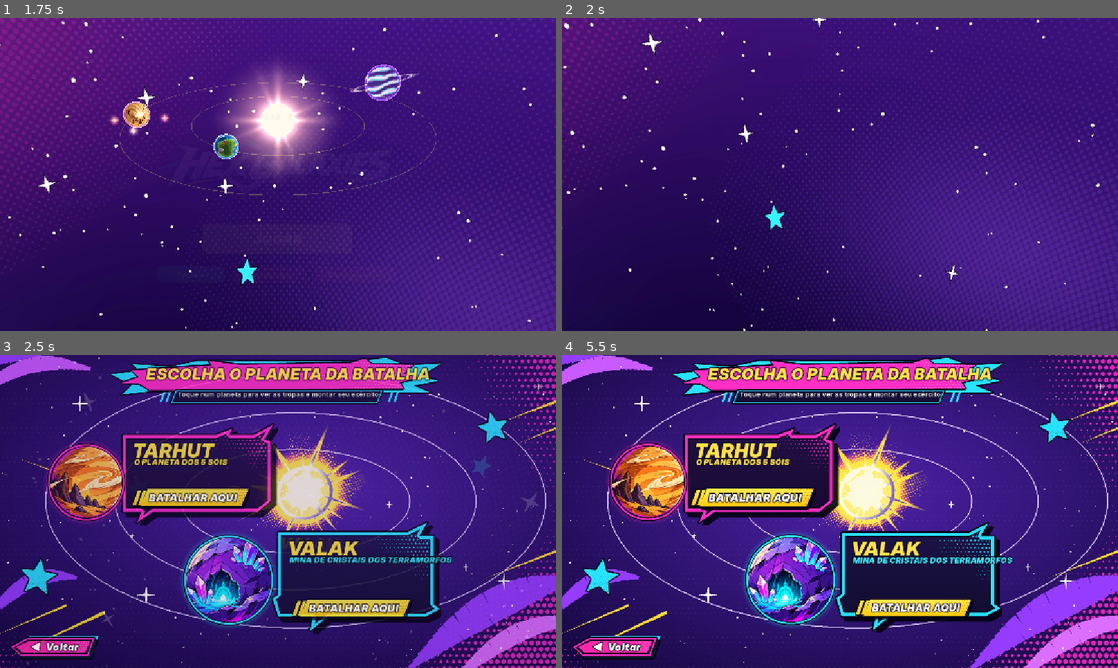
Above: before the commit, frames 1-4 (two rows, left to right).
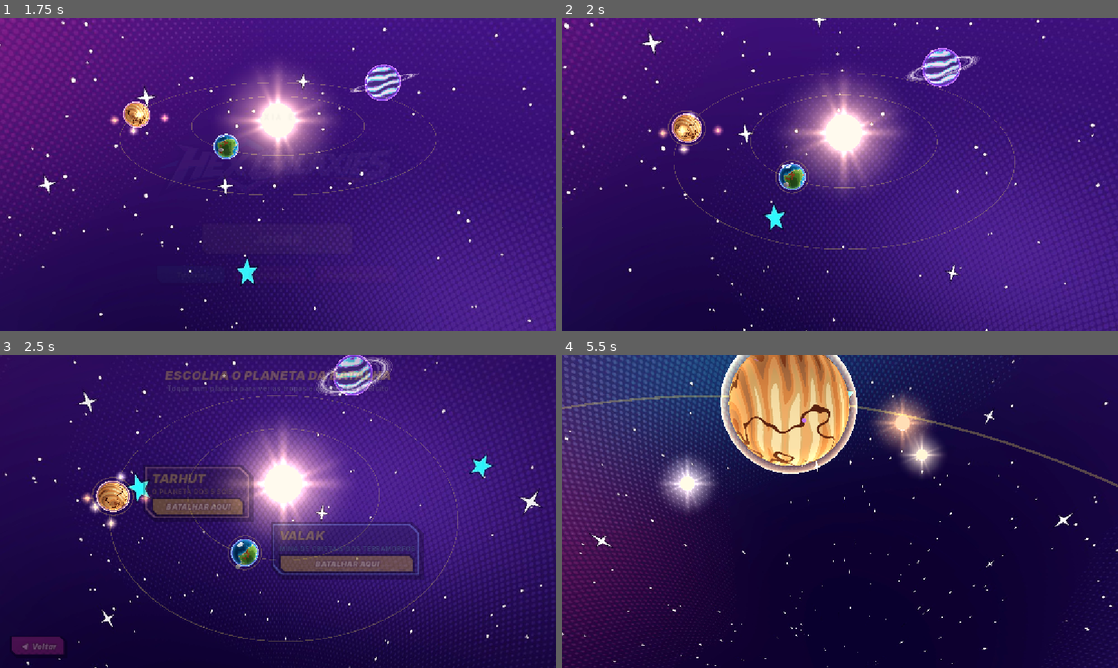
Above: after the commit, the same moments.

Repository: gabrielcamargols/Hex-Galaxies
Game: Godot game, scene res://scenes/main.tscn
The game is run twice, just before and just after one commit, with the same random seed, the same clock (stepped at 60 frames per second) and the same inputs.
Inputs (mouse positions are in pixels of both pictures, inside the frame that each line leads up to):
- Up to frame 1 (1.75 s): click "JOGAR" at 0.5 s; click "JOGAR" at 1.25 s
- Up to frame 2 (2 s): no input
- Up to frame 3 (2.5 s): tap Enter at 2 s; move the mouse to (400, 495) at 2.02 s; tap Q at 2.1 s; click (400, 495) at 2.17 s; tap Space at 2.27 s
- Up to frame 4 (5.5 s): click "BATALHAR AQUI" at 2.75 s; drag from (728, 527) to (812, 574) at 3.52 s; click "◀ Planetas" at 4.25 s; click (756, 492) at 5 s, where only the run before the commit has a clickable "BATALHAR AQUI"

Frame 1 is identical in both runs. In frame 2, 7.9% of the frame differs, in the area x 17-82%, y 9-74%; in frame 3, 58%; in frame 4, 86%, in the area x 0-100%, y 0-100%.

Commit message:
Volta a escolha de planetas antiga (a nova ficou sem identidade)
Co-Authored-By: Claude Sonnet 5.5 <noreply@anthropic.com>
Claude-Session: https://claude.ai/code/session_019CTdQ6djbXyMqKZUfEDumg

Diff:
--- a/scripts/main.gd
+++ b/scripts/main.gd
@@ -853,136 +853,41 @@
 	stage = "select"
 	_clear_ui()
 	galaxy.set_mode("select")
-	galaxy.visible = false   # a tela é toda 2D (estilo HQ); a galáxia 3D volta no mergulho
 	ui.modulate.a = 0.0
-	var bg = TextureRect.new()
-	bg.texture = load("res://ui/sel/bg.jpg")
-	bg.expand_mode = TextureRect.EXPAND_IGNORE_SIZE
-	bg.stretch_mode = TextureRect.STRETCH_KEEP_ASPECT_COVERED
-	bg.set_anchors_preset(Control.PRESET_FULL_RECT)
-	bg.mouse_filter = Control.MOUSE_FILTER_STOP
-	ui.add_child(bg)
-	# quadro de 1600x900 escalado para caber na tela
-	var fr = Control.new()
-	fr.size = Vector2(1600, 900)
-	fr.mouse_filter = Control.MOUSE_FILTER_IGNORE
-	ui.add_child(fr)
-	w["selfr"] = fr
-	bg.resized.connect(_fit_sel)
-	_fit_sel()
-	var sun = _sel_img(fr, "sun.png", Vector2(642, 173))
-	sun.pivot_offset = Vector2(210, 210)
-	var stw = sun.create_tween().set_loops()
-	stw.tween_property(sun, "rotation", TAU, 90.0).from(0.0)
-	var ban = _sel_img(fr, "banner.png", Vector2(310, 4))
-	var t1 = _sel_text(ban, "ESCOLHA O PLANETA DA BATALHA", 46, C_GOLD, Vector2(110, 22), Vector2(760, 70), true)
-	t1.horizontal_alignment = HORIZONTAL_ALIGNMENT_CENTER
-	var t2 = _sel_text(ban, "Toque num planeta para ver as tropas e montar seu exército", 18, Color.WHITE, Vector2(190, 98), Vector2(600, 36))
-	t2.horizontal_alignment = HORIZONTAL_ALIGNMENT_CENTER
-	# Tarhut em cima à esquerda (rosa), Valak embaixo à direita (ciano)
-	var slots = {
-		"tarhut": {"card": "card_pink.png", "cpos": Vector2(330, 190), "planet": "planet_tarhut.png", "ppos": Vector2(118, 239),
-			"sub": C_GOLD, "name": Vector2(52, 50), "w": 370, "btn": Vector2(50, 190)},
-		"valak": {"card": "card_cyan.png", "cpos": Vector2(775, 478), "planet": "planet_valak.png", "ppos": Vector2(508, 499),
-			"sub": Color("#3ee6ff"), "name": Vector2(58, 44), "w": 370, "btn": Vector2(68, 218)},
-	}
-	var k = 0
-	for id in slots.keys():
-		if not galaxy.pickable().has(id):
-			continue
+	_vignette()
+	var top = VBoxContainer.new()
+	top.add_theme_constant_override("separation", 2)
+	ui.add_child(top)
+	_place(top, Control.PRESET_CENTER_TOP, 26)
+	top.mouse_filter = Control.MOUSE_FILTER_IGNORE
+	var l1 = _label(top, "ESCOLHA O PLANETA DA BATALHA", 26, C_GOLD)
+	l1.horizontal_alignment = HORIZONTAL_ALIGNMENT_CENTER
+	var l2 = _label(top, "Toque num planeta para ver as tropas e montar seu exército", 14, C_DIM)
+	l2.horizontal_alignment = HORIZONTAL_ALIGNMENT_CENTER
+	var back = _cbtn(ui, "◀  Voltar", C_HUD, _back_title)
+	_place(back, Control.PRESET_BOTTOM_LEFT, 22)
+	w["tags"] = {}
+	for id in galaxy.pickable():
 		var d = galaxy.data(id)
-		var sl = slots[id]
-		var card = _sel_img(fr, sl["card"], sl["cpos"])
-		card.pivot_offset = card.size * 0.5
-		var nm = _sel_text(card, d["name"].to_upper(), 56 if compact else 46, C_GOLD, sl["name"], Vector2(380, 60), true)
-		nm.clip_text = true
-		_sel_text(card, d["sub"].to_upper(), 22 if compact else 17, sl["sub"], sl["name"] + Vector2(4, 54), Vector2(400, 26), true)
-		var ds = _sel_text(card, d["desc"], 16, Color.WHITE, sl["name"] + Vector2(10, 84), Vector2(sl["w"], 90))
-		ds.autowrap_mode = TextServer.AUTOWRAP_WORD_SMART
-		ds.custom_minimum_size = Vector2(sl["w"], 0)
-		ds.size = Vector2(sl["w"], 90)
-		ds.visible = not compact
-		var bt = TextureButton.new()
-		bt.texture_normal = load("res://ui/sel/btn_yellow.png")
-		bt.position = sl["btn"]
-		bt.pivot_offset = Vector2(170, 33)
-		card.add_child(bt)
-		var bl = _sel_text(bt, "BATALHAR AQUI", 30 if compact else 24, Color.WHITE, Vector2(30, 6), Vector2(290, 48), true)
-		bl.horizontal_alignment = HORIZONTAL_ALIGNMENT_CENTER
-		bl.vertical_alignment = VERTICAL_ALIGNMENT_CENTER
-		bt.pressed.connect(_choose_planet.bind(id))
-		bt.mouse_entered.connect(func():
-			sfx.play("clique", -14.0, 1.4)
-			bt.create_tween().tween_property(bt, "scale", Vector2(1.06, 1.06), 0.12))
-		bt.mouse_exited.connect(func(): bt.create_tween().tween_property(bt, "scale", Vector2.ONE, 0.12))
-		var pl = _sel_img(fr, sl["planet"], sl["ppos"])
-		pl.pivot_offset = pl.size * 0.5
-		pl.mouse_filter = Control.MOUSE_FILTER_STOP
-		pl.mouse_default_cursor_shape = Control.CURSOR_POINTING_HAND
-		pl.gui_input.connect(func(ev):
-			if ev is InputEventMouseButton and ev.pressed and ev.button_index == MOUSE_BUTTON_LEFT:
-				_choose_planet(id))
-		pl.mouse_entered.connect(func():
-			sfx.play("clique", -14.0, 1.4)
-			pl.create_tween().tween_property(pl, "scale", Vector2(1.08, 1.08), 0.15))
-		pl.mouse_exited.connect(func(): pl.create_tween().tween_property(pl, "scale", Vector2.ONE, 0.15))
-		# entrada: o quadro "estoura" e o planeta flutua
-		card.scale = Vector2(0.8, 0.8)
-		var ct = card.create_tween()
-		ct.tween_interval(0.35 + k * 0.15)
-		ct.tween_property(card, "scale", Vector2.ONE, 0.35).set_trans(Tween.TRANS_BACK).set_ease(Tween.EASE_OUT)
-		var y0 = pl.position.y
-		var bob = pl.create_tween().set_loops()
-		bob.tween_property(pl, "position:y", y0 - 7.0, 1.6 + k * 0.3).set_trans(Tween.TRANS_SINE)
-		bob.tween_property(pl, "position:y", y0 + 5.0, 1.6 + k * 0.3).set_trans(Tween.TRANS_SINE)
-		k += 1
-	var back = TextureButton.new()
-	back.texture_normal = load("res://ui/sel/back.png")
-	back.position = Vector2(18, 800)
-	fr.add_child(back)
-	var vb = _sel_text(back, "◀  Voltar", 30, Color.WHITE, Vector2(40, 14), Vector2(200, 50), true)
-	vb.horizontal_alignment = HORIZONTAL_ALIGNMENT_CENTER
-	vb.vertical_alignment = VERTICAL_ALIGNMENT_CENTER
-	back.pressed.connect(_back_title)
-	await get_tree().create_timer(0.3).timeout
+		var tag = PanelContainer.new()
+		tag.add_theme_stylebox_override("panel", _tex_box("res://ui/panel.png", 30, d["atm"].lightened(0.1), 18, 12))
+		ui.add_child(tag)
+		var v = _vbox(tag, 3)
+		_label(v, d["name"].to_upper(), 26, C_GOLD)
+		_label(v, d["sub"].to_upper(), 12, d["atm"].lightened(0.2))
+		var dl = _label(v, d["desc"], 13, C_DIM)
+		dl.autowrap_mode = TextServer.AUTOWRAP_WORD_SMART
+		dl.custom_minimum_size = Vector2(250, 0)
+		dl.visible = not compact
+		var b = _cbtn(v, "BATALHAR AQUI", C_GOLD, _choose_planet.bind(id))
+		_primary(b)
+		b.custom_minimum_size = Vector2(0, 40)
+		tag.custom_minimum_size = Vector2(230 if compact else 286, 0)
+		tag.position = Vector2(-1000, -1000)
+		w["tags"][id] = tag
+	await get_tree().create_timer(0.55).timeout
 	if stage == "select":
-		_ui_fade(1.0, 0.5)
-
-
-func _fit_sel() -> void:
-	if not w.has("selfr") or not is_instance_valid(w["selfr"]):
-		return
-	var fr: Control = w["selfr"]
-	var vp = get_viewport().get_visible_rect().size / max(0.01, ui.scale.x)
-	var sc = min(vp.x / 1600.0, vp.y / 900.0)
-	fr.scale = Vector2(sc, sc)
-	fr.position = (vp - Vector2(1600, 900) * sc) * 0.5
-
-
-func _sel_img(parent: Control, file: String, pos: Vector2) -> TextureRect:
-	var t = TextureRect.new()
-	t.texture = load("res://ui/sel/" + file)
-	t.position = pos
-	t.size = t.texture.get_size()
-	t.mouse_filter = Control.MOUSE_FILTER_IGNORE
-	parent.add_child(t)
-	return t
-
-
-func _sel_text(parent: Control, txt: String, size: int, col: Color, pos: Vector2, box: Vector2, heavy: bool = false) -> Label:
-	var l = Label.new()
-	l.text = txt
-	l.position = pos
-	l.size = box
-	l.mouse_filter = Control.MOUSE_FILTER_IGNORE
-	l.add_theme_font_size_override("font_size", size)
-	l.add_theme_color_override("font_color", col)
-	l.add_theme_color_override("font_outline_color", Color(0.04, 0.02, 0.1))
-	l.add_theme_constant_override("outline_size", 9 if heavy else 4)
-	if heavy and font_title != null:
-		l.add_theme_font_override("font", font_title)
-	parent.add_child(l)
-	return l
+		_ui_fade(1.0, 0.6)
 
 
 func _back_title() -> void:
@@ -991,7 +896,6 @@
 	stage = "to_title"
 	sfx.play("clique", -8.0)
 	await _ui_fade(0.0, 0.35)
-	galaxy.visible = true
 	_show_menu()
 
 
@@ -1042,7 +946,6 @@
 	setup_cfg["map"] = galaxy.data(id)["map"]
 	sfx.play("confirmar", -6.0)
 	sfx.play("vfx_portal", -12.0)
-	galaxy.visible = true
 	_ui_fade(0.0, 0.35)
 	galaxy.set_mode("focus", id)
 	await get_tree().create_timer(0.75).timeout
